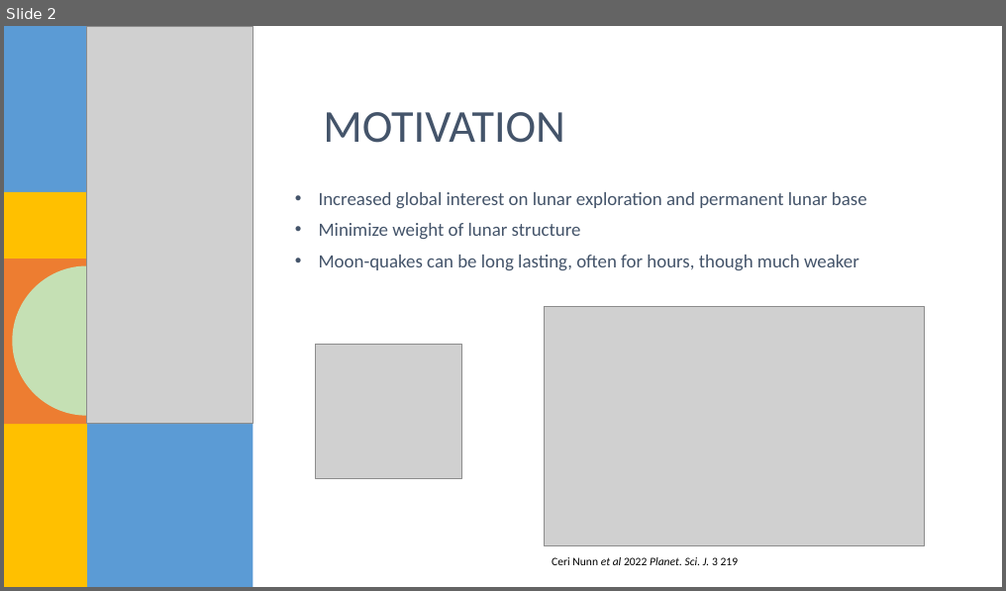
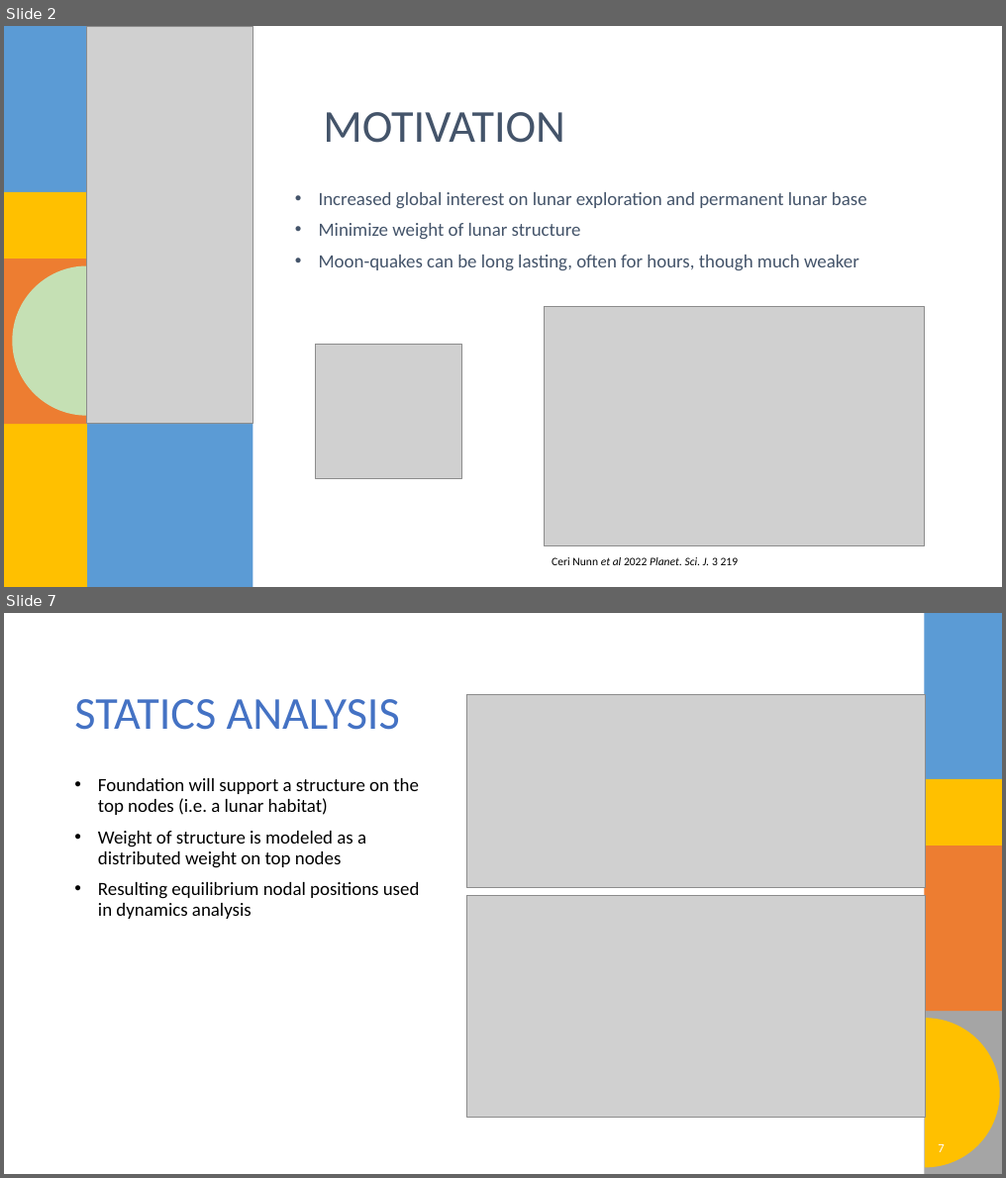
Before and after one commit to o-blip/school-2025-fall, a slide deck: Optimal_Controls/Project/Project Slides.pptx. Shown one above the other, each under a label of ours: slide 2 before the commit, slides 2 and 7 after it; the slides between them are not shown. The pictures are 1006x591 and 1006x1178 pixels, drawn with LibreOffice and Linux fonts; fonts in the diff are those of the drawing; grey boxes stand for pictures; background and template pictures are left out. Boxes give left, top, right and bottom in pixels: in the first picture for what was removed or moved away, otherwise in the second. Text is boxed around its words. In the diff, an @@ line names an element or a change of style, - is before the commit and + after.

```diff
--- a/Optimal_Controls/Project/Project Slides.pptx
+++ b/Optimal_Controls/Project/Project Slides.pptx
@@ slide 7 added at [4, 613, 1002, 1174], background #FFFFFF @@
@@ title added at [74, 699, 400, 730], 44 pt, text #4472C4 @@
+STATICS ANALYSIS
@@ picture added at [466, 694, 926, 888] @@
@@ text added at [98, 778, 420, 919], 18 pt, text #000000 @@
+• Foundation will support a structure on the top nodes (i.e. a lunar habitat)
+• Weight of structure is modeled as a distributed weight on top nodes
+• Resulting equilibrium nodal positions used in dynamics analysis
@@ picture added at [466, 896, 926, 1117] @@
@@ group added at [924, 613, 1002, 1174]: 4 rectangles, 1 freeform shape @@
@@ page number added at [938, 1145, 944, 1153], 12 pt, text #FFFFFF @@
+7
```
Also in this commit, not shown: 8 slides changed, 1 other slide added, 1 slide removed, 5 other files.
